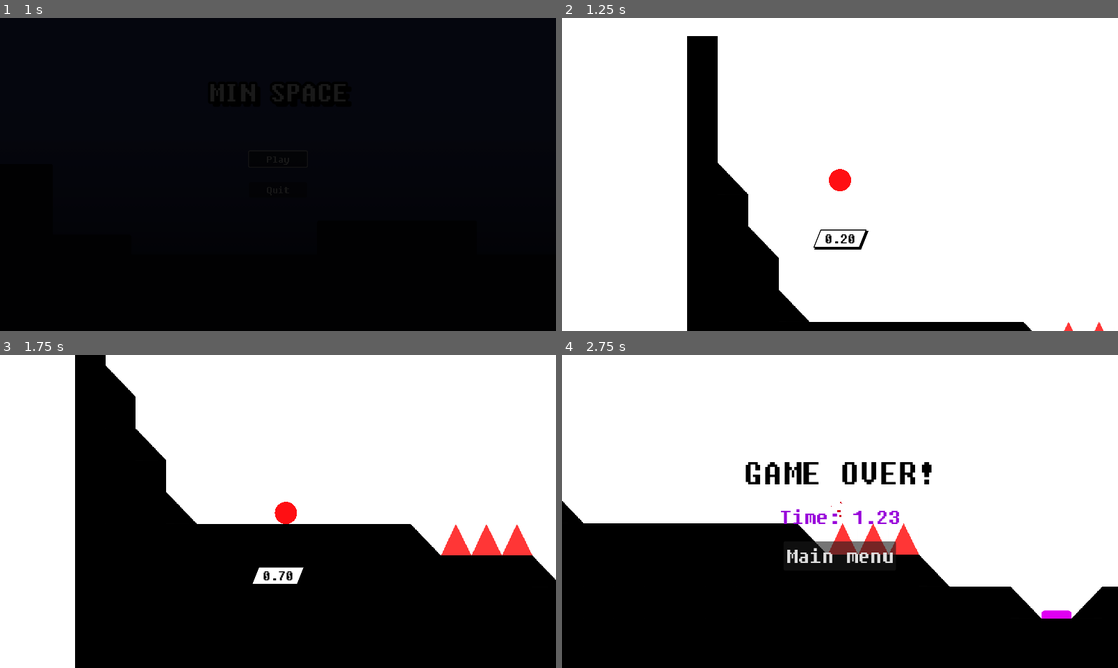
Above: before the commit, frames 1-4 (two rows, left to right).
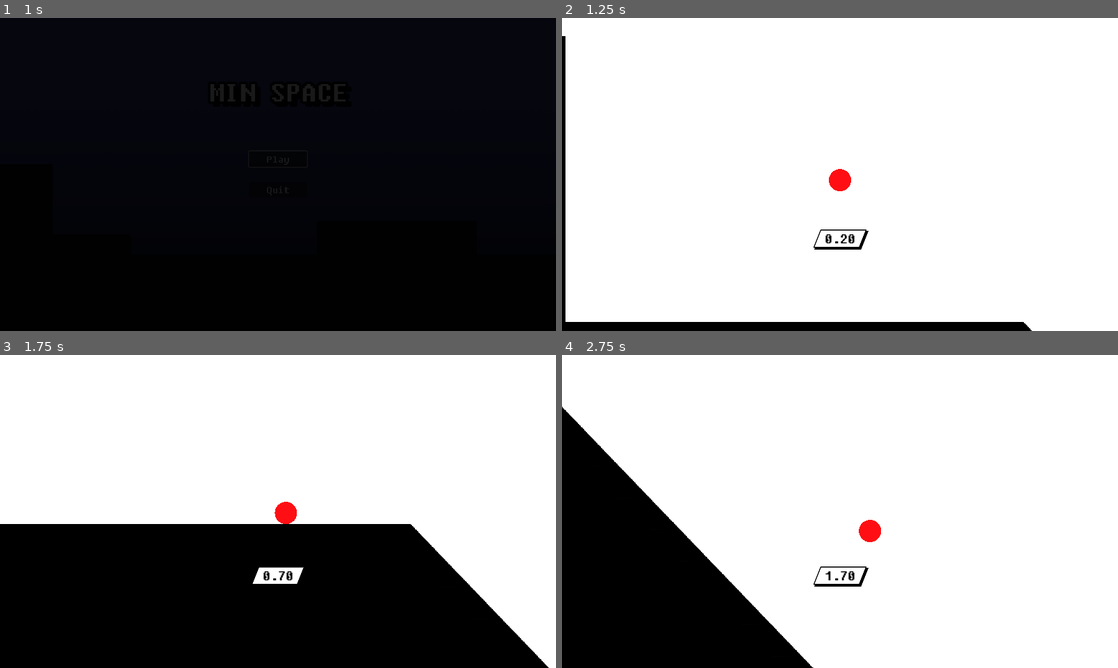
Above: after the commit, the same moments.

Repository: kagamiAL/CALHACKS_2024
Game: Godot game, scene res://scenes/Main/Main.tscn
Same seed, same stepped clock (60 frames per second), same inputs: the game is played once before the commit and once after it.
Inputs:
- Up to frame 1 (1 s): click "Play" at 0.5 s
- Up to frame 2 (1.25 s): no input
- Up to frame 3 (1.75 s): tap Enter (ui_accept) at 1.25, 1.52 s; hold Right (ui_right) from 1.28 s (still down)
- Up to frame 4 (2.75 s): keep holding Right (ui_right); tap Enter (ui_accept) at 2.27 s

Frame 1 is identical in both runs. In frame 2, 11% of the frame differs, in the area x 0-98%, y 5-100%; in frame 3, 18%; in frame 4, 27%, in the area x 0-100%, y 16-100%.

Commit message:
Level switching fixed

Diff:
--- a/scenes/Main/Game.gd
+++ b/scenes/Main/Game.gd
@@ -8,7 +8,7 @@
 var map_node: Node2D;
 var player;
 
-var current_level: int = 1;
+var current_level: int = 0;
 
 func set_up_maps_from_dir(path: String):
 	var regex = RegEx.new()
@@ -35,7 +35,7 @@
 
 #Returns true if player won game
 func next_level() -> bool:
-	if (current_level < maps.size()):
+	if (current_level < maps.size() - 1):
 		current_level += 1
 		return false
 	return true
@@ -54,8 +54,8 @@
 		player.queue_free()
 		map_node.queue_free()
 	else:
+		player.reset()
 		load_current_level()
-		player.reset()
 
 func on_player_death():
 	var game_over = game_over_scene.instantiate()
--- a/scenes/Maps/Map00.tscn
+++ b/scenes/Maps/Map00.tscn
@@ -1,7 +1,6 @@
-[gd_scene load_steps=3 format=3 uid="uid://dhbv58uuvnp6o"]
+[gd_scene load_steps=2 format=3 uid="uid://dwravqmapaab0"]
 
 [ext_resource type="TileSet" uid="uid://83e6r7d4e13" path="res://scenes/Tiles/TileMap.tres" id="1_0go4g"]
-[ext_resource type="PackedScene" uid="uid://cv1b38h0riay4" path="res://scenes/Player/Player.tscn" id="2_mwck2"]
 
 [node name="Map01" type="Node2D"]
 
@@ -17,7 +16,3 @@
 layer_2/tile_data = PackedInt32Array(1114176, 65537, 0, 1114177, 65537, 0, 1114178, 65537, 0, 1114179, 65537, 0, 1114180, 65537, 0)
 layer_3/name = "Goals"
 layer_3/tile_data = PackedInt32Array(1310805, 131073, 0)
-
-[node name="Player" parent="." instance=ExtResource("2_mwck2")]
-position = Vector2(-1, 0)
-collision_mask = 3
--- a/scenes/Maps/Map02.tscn
+++ b/scenes/Maps/Map02.tscn
@@ -1,7 +1,6 @@
-[gd_scene load_steps=3 format=3 uid="uid://bkkgaw5f0c1rg"]
+[gd_scene load_steps=2 format=3 uid="uid://c05spibtplk3c"]
 
 [ext_resource type="TileSet" uid="uid://83e6r7d4e13" path="res://scenes/Tiles/TileMap.tres" id="1_j14ab"]
-[ext_resource type="PackedScene" uid="uid://cv1b38h0riay4" path="res://scenes/Player/Player.tscn" id="2_4pwnd"]
 
 [node name="Map03" type="Node2D"]
 
@@ -17,6 +16,3 @@
 layer_2/tile_data = PackedInt32Array(327687, 65537, 0, 327688, 65537, 0, 131096, 65537, 0, 131095, 65537, 0, 131100, 65537, 0, 131101, 65537, 0, 131102, 65537, 0, 131103, 65537, 0)
 layer_3/name = "Goals"
 layer_3/tile_data = PackedInt32Array(131098, 131073, 0)
-
-[node name="Player" parent="." instance=ExtResource("2_4pwnd")]
-collision_mask = 3
--- a/scenes/Maps/Map03.tscn
+++ b/scenes/Maps/Map03.tscn
@@ -1,7 +1,6 @@
-[gd_scene load_steps=3 format=3 uid="uid://100gbyjckpxu"]
+[gd_scene load_steps=2 format=3 uid="uid://dchdt4jwj5qoa"]
 
 [ext_resource type="TileSet" uid="uid://83e6r7d4e13" path="res://scenes/Tiles/TileMap.tres" id="1_730rw"]
-[ext_resource type="PackedScene" uid="uid://cv1b38h0riay4" path="res://scenes/Player/Player.tscn" id="2_7jtr8"]
 
 [node name="Map03" type="Node2D"]
 
@@ -17,6 +16,3 @@
 layer_2/tile_data = PackedInt32Array(196616, 65537, 0, 196622, 65537, 0, 196615, 65537, 0, 196625, 65537, 0, 196626, 65537, 0)
 layer_3/name = "Goals"
 layer_3/tile_data = PackedInt32Array(196638, 131073, 0)
-
-[node name="Player" parent="." instance=ExtResource("2_7jtr8")]
-collision_mask = 3
